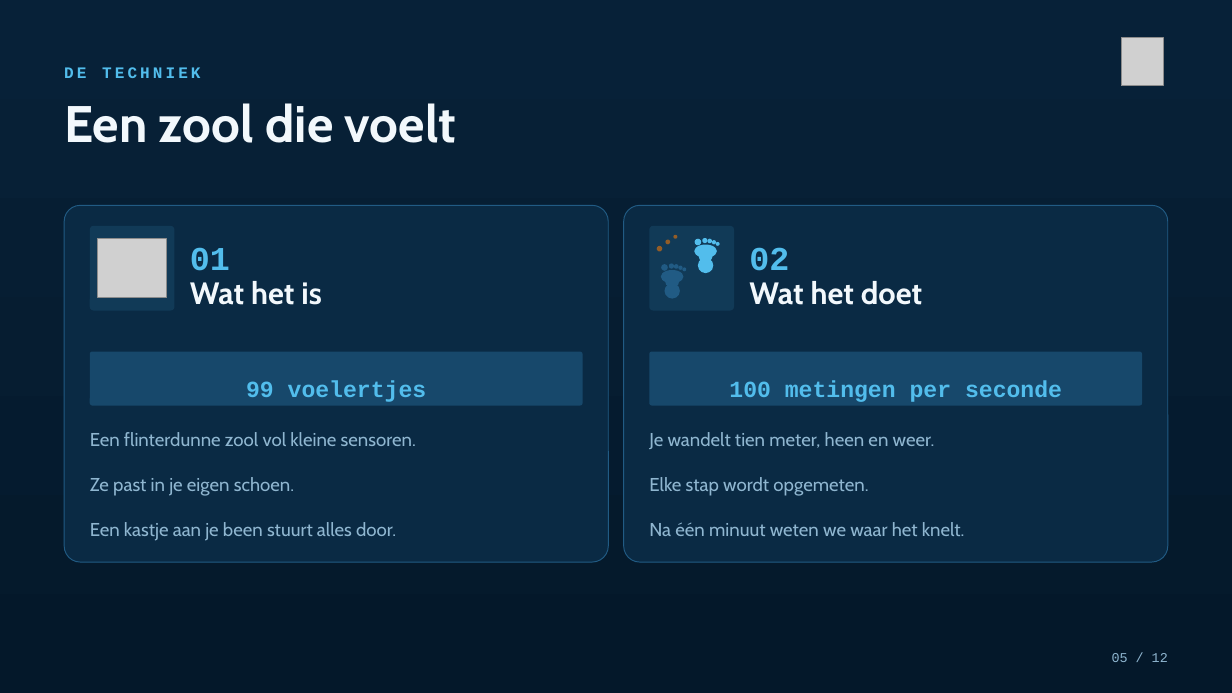
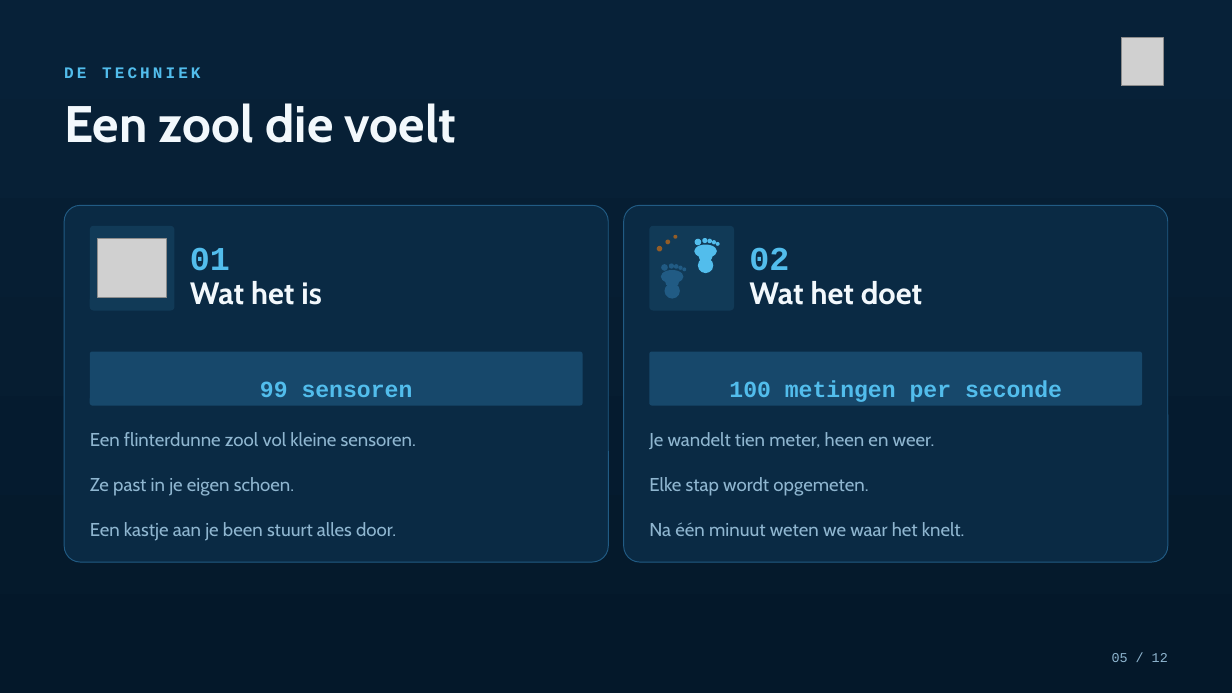
Before and after one commit to Dellfs/paradise-project, a slide deck: slide 5 of PARADISE_presentatie/PARADISE_kortrijk_kerngezond.pptx. Drawn at 1232x693 pixels with LibreOffice and Linux fonts; fonts in the diff are those of the drawing; grey boxes stand for pictures. Boxes give left, top, right and bottom in pixels: in the first picture for what was removed or moved away, otherwise in the second. Text is boxed around its words. In the diff, an @@ line names an element or a change of style, - is before the commit and + after.

```diff
--- a/PARADISE_presentatie/PARADISE_kortrijk_kerngezond.pptx
+++ b/PARADISE_presentatie/PARADISE_kortrijk_kerngezond.pptx
@@ text at [260,381,413,397]: text changed @@
-99 voelertjes
+99 sensoren
```
Also in this commit, not shown: 2 other slides changed, 6 other files.
